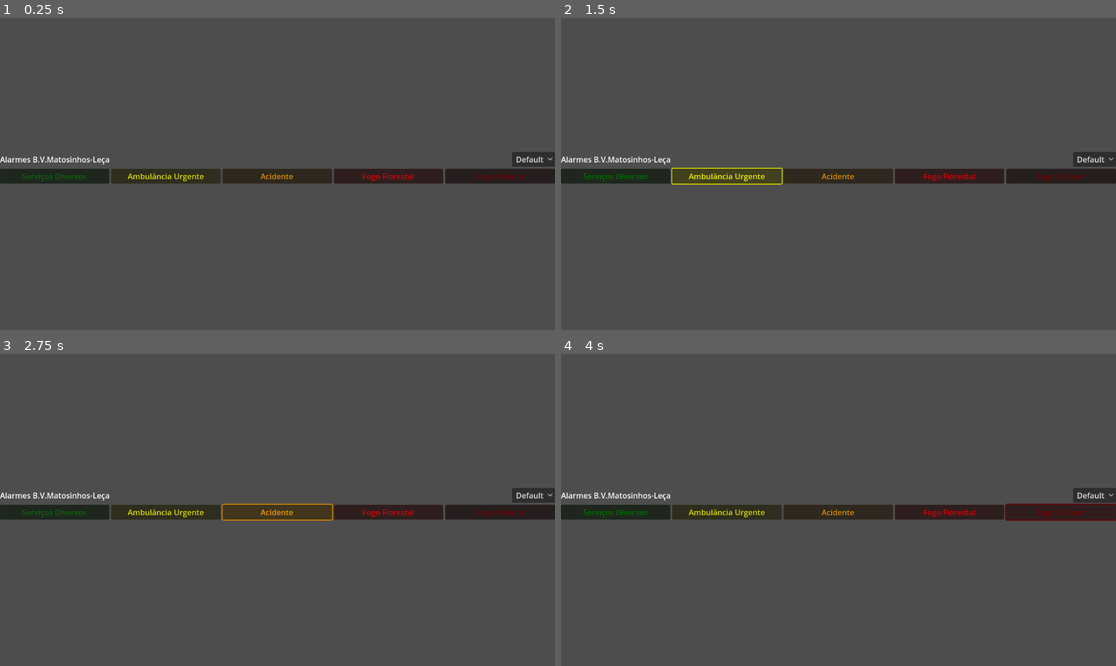
Above: before the commit, frames 1-4 (two rows, left to right).
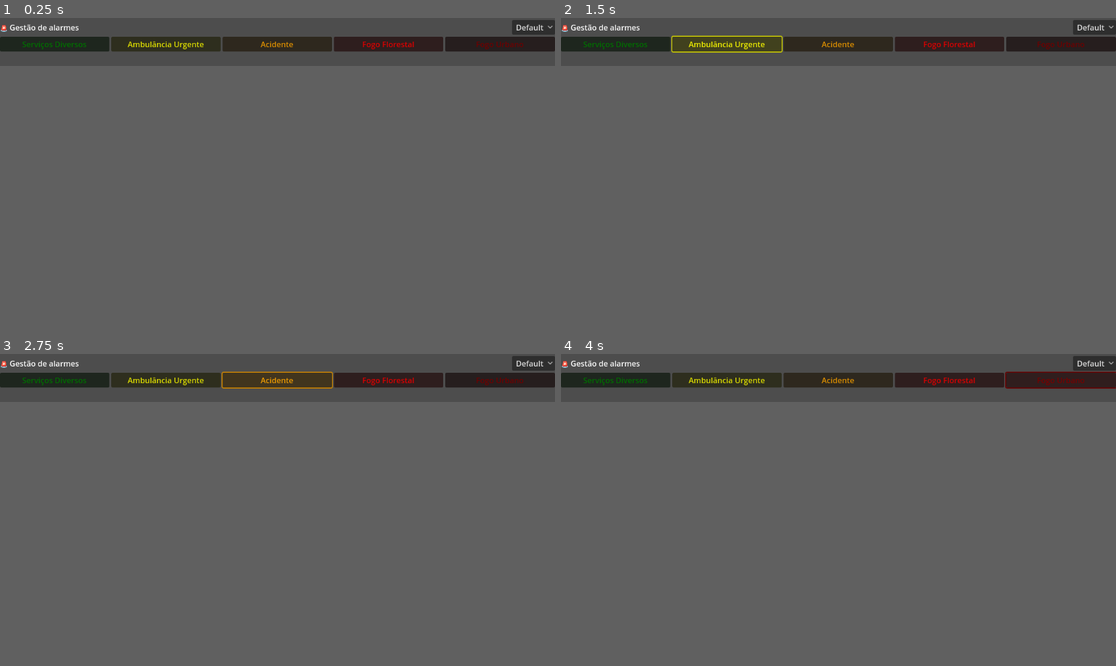
Above: after the commit, the same moments.

Repository: Acinonyx-Studio/larman
Game: Godot game, scene res://main.tscn
Same seed, same stepped clock (60 frames per second), same inputs: the game is played once before the commit and once after it.
Inputs:
- Up to frame 1 (0.25 s): no input
- Up to frame 2 (1.5 s): click "Serviços Diversos" at 0.5 s; click "Ambulância Urgente" at 1.25 s
- Up to frame 3 (2.75 s): click "Acidente" at 2 s
- Up to frame 4 (4 s): click "Fogo Florestal" at 2.75 s; click "Fogo Urbano" at 3.5 s
The window is 799x449 before the commit and 799x69 after it. Grey fills any space a smaller window leaves; there, only what the larger window draws over its background counts as a difference.

The runs differ from the first frame. In frame 1, 10% of the frame differs, in the area x 0-100%, y 0-54%; in frame 2, 11%; in frame 3, 11%; in frame 4, 11%.

Commit message:
address change requests

Diff:
--- a/config.cfg
+++ b/config.cfg
@@ -1,6 +1,6 @@
-[	{ "label": "Serviços Diversos", "color": "(0, 0.5, 0, 1)", "audioPath": "res://assets/audio1.wav" },
-	{ "label": "Ambulância Urgente", "color": "(1, 1, 0, 1)", "audioPath": "res://assets/audio2.wav" },
-	{ "label": "Acidente", "color": "(1, 0.647, 0, 1)", "audioPath": "res://assets/audio3.wav" },
-	{ "label": "Fogo Florestal", "color": "(1, 0, 0, 1)", "audioPath": "res://assets/audio4.wav" },
-	{ "label": "Fogo Urbano", "color": "(0.5, 0, 0, 1)", "audioPath": "res://assets/audio5.wav" }
+[	{ "label": "Serviços Diversos", "color": "(0, 0.5, 0, 1)", "audioPath": "res://assets/audio1.wav", "announce": "res://assets/announce.wav" },
+	{ "label": "Ambulância Urgente", "color": "(1, 1, 0, 1)", "audioPath": "res://assets/audio2.wav", "announce": "res://assets/announce.wav" },
+	{ "label": "Acidente", "color": "(1, 0.647, 0, 1)", "audioPath": "res://assets/audio3.wav", "announce": "res://assets/announce.wav" },
+	{ "label": "Fogo Florestal", "color": "(1, 0, 0, 1)", "audioPath": "res://assets/audio4.wav", "announce": "res://assets/announce.wav" },
+	{ "label": "Fogo Urbano", "color": "(0.5, 0, 0, 1)", "audioPath": "res://assets/audio5.wav", "announce": "res://assets/announce.wav" },
 ]
--- a/main.tscn
+++ b/main.tscn
@@ -28,7 +28,7 @@
 
 [node name="Label" type="Label" parent="VBoxContainer/HBoxContainer2"]
 layout_mode = 2
-text = "Alarmes B.V.Matosinhos-Leça"
+text = "🚨 Gestão de alarmes"
 
 [node name="Spacer" type="Control" parent="VBoxContainer/HBoxContainer2"]
 layout_mode = 2
--- a/project.godot
+++ b/project.godot
@@ -13,7 +13,12 @@
 config/name="Larman"
 run/main_scene="res://main.tscn"
 config/features=PackedStringArray("4.3", "GL Compatibility")
-config/icon="res://bvl_s.jpg"
+boot_splash/show_image=false
+config/icon="res://icon.png"
+
+[display]
+
+window/size/viewport_height=100
 
 [rendering]
 
--- a/src/alarm_button.gd
+++ b/src/alarm_button.gd
@@ -2,18 +2,28 @@
 @export var label: String = "Botão Alarme"
 @export var color: Color = Color(0,0,0)
 @export var audioPath: String = "res://assets/audio1.wav"
+@export var announce: String = "res://assets/announce.wav"
 
 var parent
 
+
 var asp = AudioStreamPlayer.new()
-
+var ann_asp = AudioStreamPlayer.new()
 
 func _ready() -> void:
 	add_child(asp)
+
 	asp.stream = load(audioPath)
 	if not FileAccess.file_exists(audioPath):
 		parent.debug.text = "audio file "+str(audioPath)+" not found"
+
+	add_child(ann_asp)
+	ann_asp.stream = load(announce)
+	if not FileAccess.file_exists(announce):
+		parent.debug.text = "audio file "+str(announce)+" not found"
+
 	modulate = color
+	ann_asp.connect("finished", Callable(self, "_on_AudioStreamPlayer_finished"))
 
 
 
@@ -21,4 +31,9 @@
 	for child in parent.alarm_buttons.get_children():
 		if child.is_in_group("alarm_btn"):
 			child.asp.stop()
-		asp.play()
+			child.ann_asp.stop()
+	ann_asp.play()
+	#asp.play()
+
+func _on_AudioStreamPlayer_finished() -> void:
+	asp.play()
--- a/src/main.gd
+++ b/src/main.gd
@@ -7,12 +7,11 @@
 const ALARM_BUTTON = preload("res://alarmButton.tscn")
 var path = "res://config.cfg"
 
-const default_btns = '''[	{ "label": "Serviços Diversos", "color": "(0, 0.5, 0, 1)", "audioPath": "res://assets/audio1.wav" },
-	{ "label": "Ambulância Urgente", "color": "(1, 1, 0, 1)", "audioPath": "res://assets/audio2.wav" },
-	{ "label": "Acidente", "color": "(1, 0.647, 0, 1)", "audioPath": "res://assets/audio3.wav" },
-	{ "label": "Fogo Florestal", "color": "(1, 0, 0, 1)", "audioPath": "res://assets/audio4.wav" },
-	{ "label": "Fogo Urbano", "color": "(0.5, 0, 0, 1)", "audioPath": "res://assets/audio5.wav" },
-	{ "label": "qwe", "color": "(1, 1, 0, 1)", "audioPath": "res://assets/audio2.wav" }
+const default_btns = '''[	{ "label": "Serviços Diversos", "color": "(0, 0.5, 0, 1)", "audioPath": "res://assets/audio1.wav", "announce": "res://assets/announce.wav" },
+	{ "label": "Ambulância Urgente", "color": "(1, 1, 0, 1)", "audioPath": "res://assets/audio2.wav", "announce": "res://assets/announce.wav" },
+	{ "label": "Acidente", "color": "(1, 0.647, 0, 1)", "audioPath": "res://assets/audio3.wav", "announce": "res://assets/announce.wav" },
+	{ "label": "Fogo Florestal", "color": "(1, 0, 0, 1)", "audioPath": "res://assets/audio4.wav", "announce": "res://assets/announce.wav" },
+	{ "label": "Fogo Urbano", "color": "(0.5, 0, 0, 1)", "audioPath": "res://assets/audio5.wav", "announce": "res://assets/announce.wav" },
 ]'''
 
 
@@ -66,6 +65,7 @@
 			)
 
 			alarm_button_instance.audioPath = item.audioPath
+			alarm_button_instance.announce = item.announce
 			alarm_buttons.add_child(alarm_button_instance)
 
 
Binary file removed: bvl_s.jpg
Not shown, changed: export_presets.cfg
Binary file added: icon.png
Not shown, changed: icon.png.import
